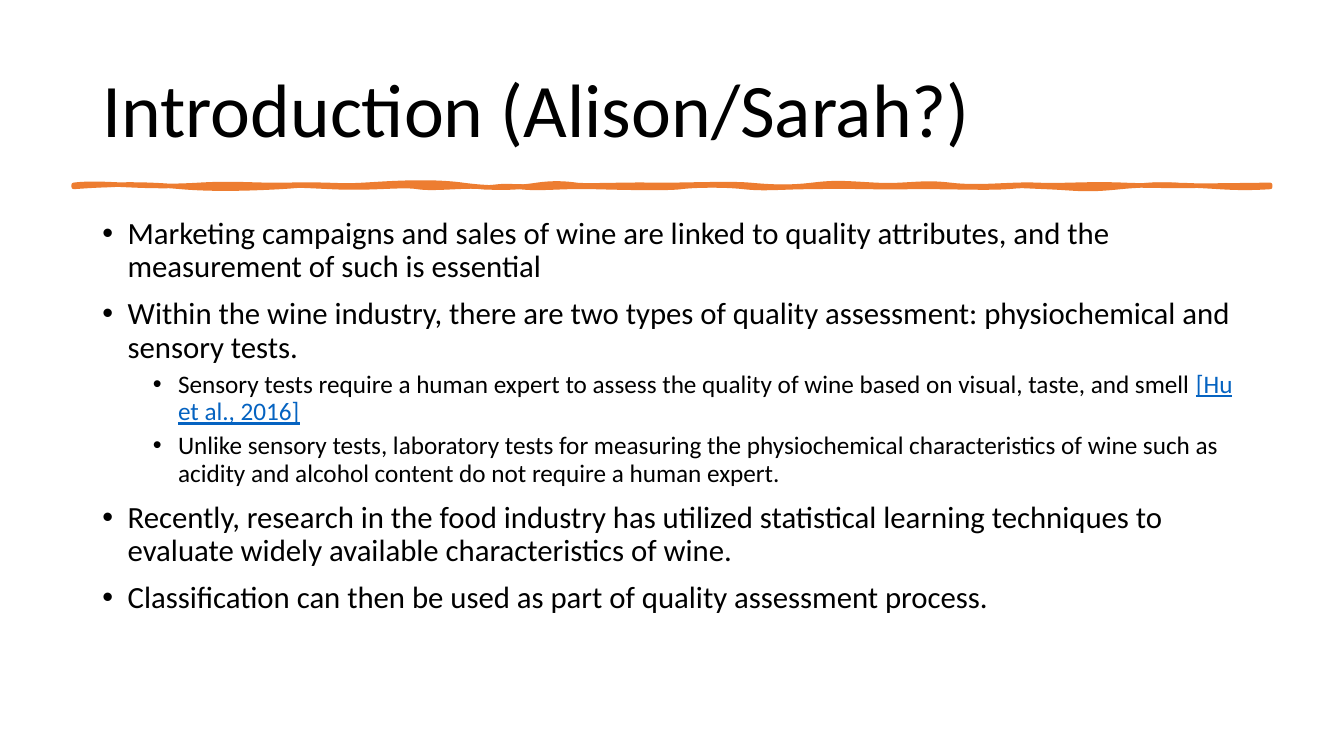
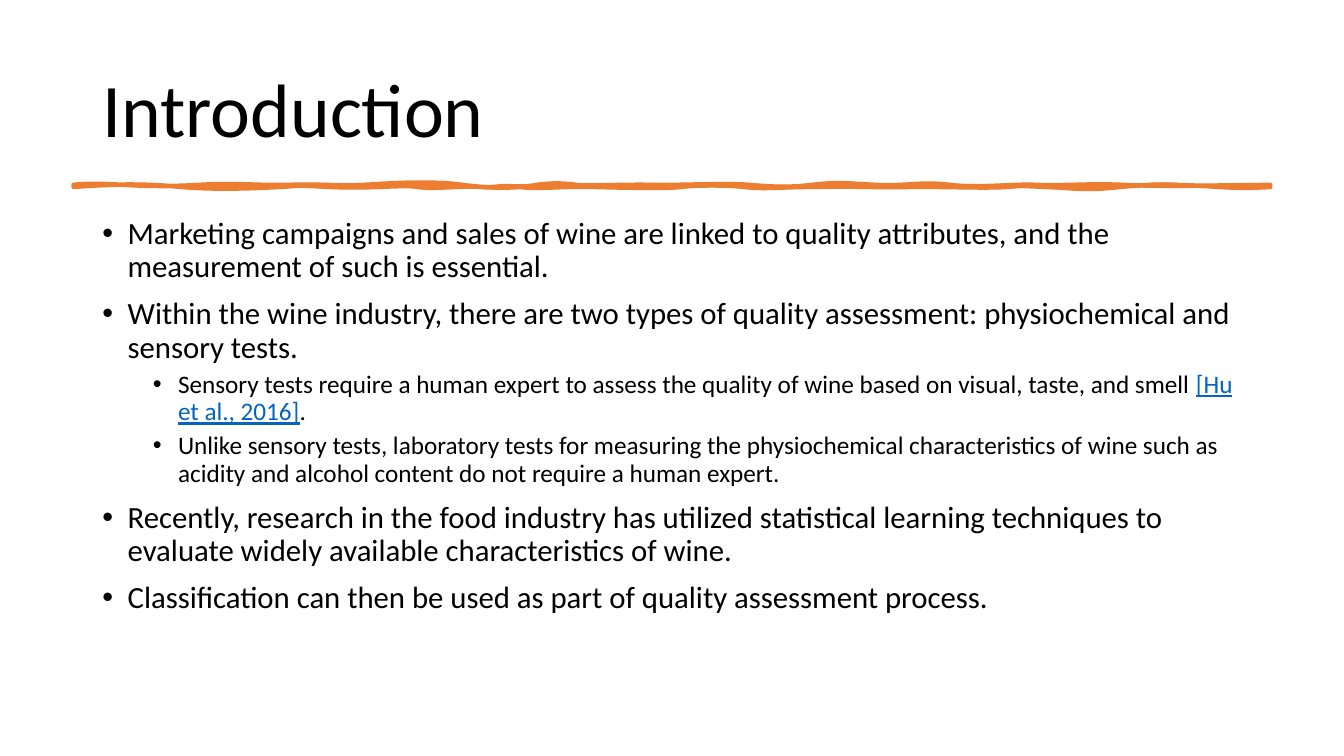
Before and after one commit to earobinson95/Statistical-Learning-Project-UNL-STAT983, a slide deck: slide 2 of presentation/final-presentation.pptx. Drawn at 1344x756 pixels with LibreOffice and Linux fonts; fonts in the diff are those of the drawing. Boxes give left, top, right and bottom in pixels: in the first picture for what was removed or moved away, otherwise in the second. Text is boxed around its words. In the diff, an @@ line names an element or a change of style, - is before the commit and + after.

```diff
--- a/presentation/final-presentation.pptx
+++ b/presentation/final-presentation.pptx
@@ title at (102, 84, 483, 138): text changed @@
-Introduction (Alison/Sarah?)
+Introduction
@@ text at (128, 222, 1109, 278): text changed @@
-• Marketing campaigns and sales of wine are linked to quality attributes, and the measurement of such is essential
+• Marketing campaigns and sales of wine are linked to quality attributes, and the measurement of such is essential.
@@ text at (178, 374, 1233, 425): text changed @@
-  • Sensory tests require a human expert to assess the quality of wine based on visual, taste, and smell [Hu et al., 2016]
+  • Sensory tests require a human expert to assess the quality of wine based on visual, taste, and smell [Hu et al., 2016].
```
Also in this commit, not shown: 8 other slides changed.
